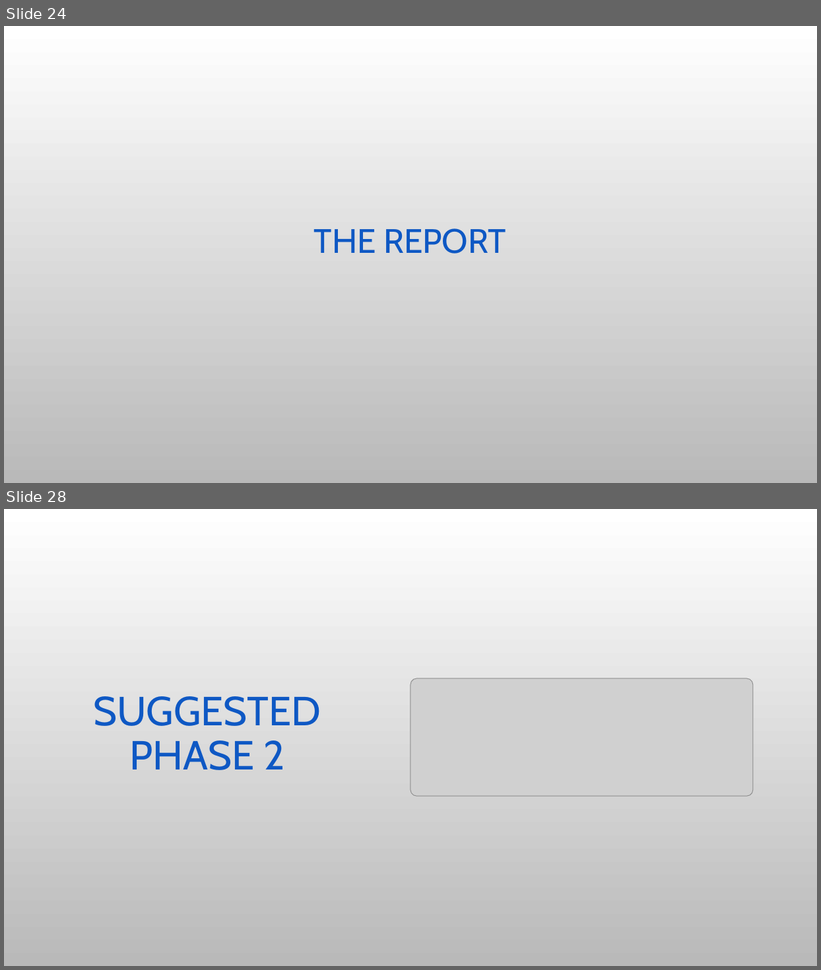
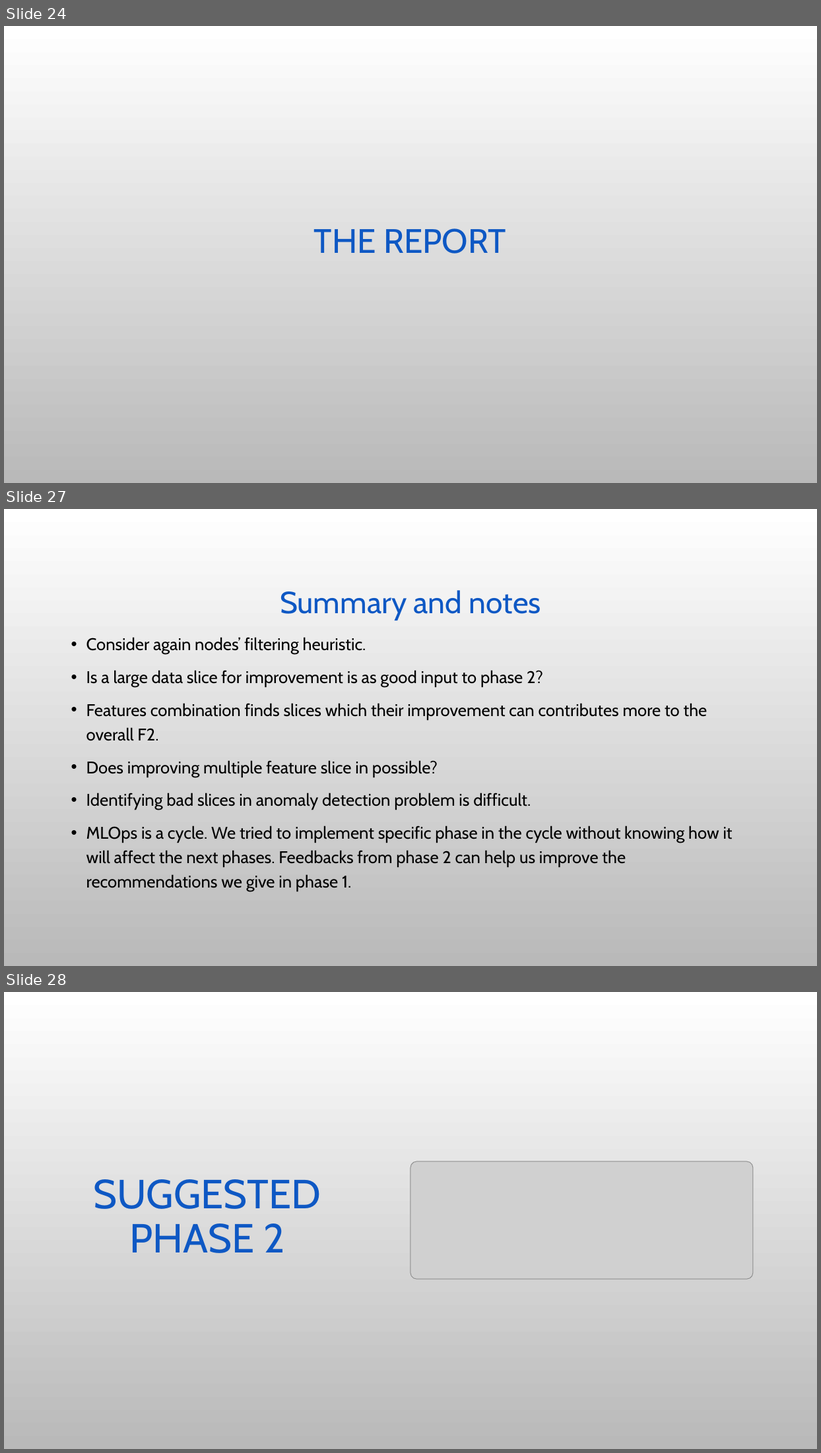
Before and after one commit to stavco9/mlops-final-project, a slide deck: docs/MLOps Final Project.pptx. Shown one above the other, each under a label of ours: slides 24 and 28 before the commit, slides 24, 27 and 28 after it; the slides between them are not shown. The pictures are 821x970 and 821x1453 pixels, drawn with LibreOffice and Linux fonts; fonts in the diff are those of the drawing; grey boxes stand for pictures; background and template pictures are left out. Boxes give left, top, right and bottom in pixels: in the first picture for what was removed or moved away, otherwise in the second. Text is boxed around its words. In the diff, an @@ line names an element or a change of style, - is before the commit and + after.

```diff
--- a/docs/MLOps Final Project.pptx
+++ b/docs/MLOps Final Project.pptx
@@ slide 27 added at box(4, 509, 817, 966), background picture (left out) @@
@@ title added at box(280, 590, 541, 621), 36 pt, text #0E58C4 @@
+Summary and notes
@@ text added at box(86, 637, 733, 892), 20 pt, text #000000 @@
+• Consider again nodes’ filtering heuristic.
+• Is a large data slice for improvement is as good input to phase 2?
+• Features combination finds slices which their improvement can contributes more to the overall F2.
+• Does improving multiple feature slice in possible?
+• Identifying bad slices in anomaly detection problem is difficult.
+• MLOps is a cycle. We tried to implement specific phase in the cycle without knowing how it will affect the next phases. Feedbacks from phase 2 can help us improve the recommendations we give in phase 1.
```
Also in this commit, not shown: 2 slides changed, 1 slide removed.
